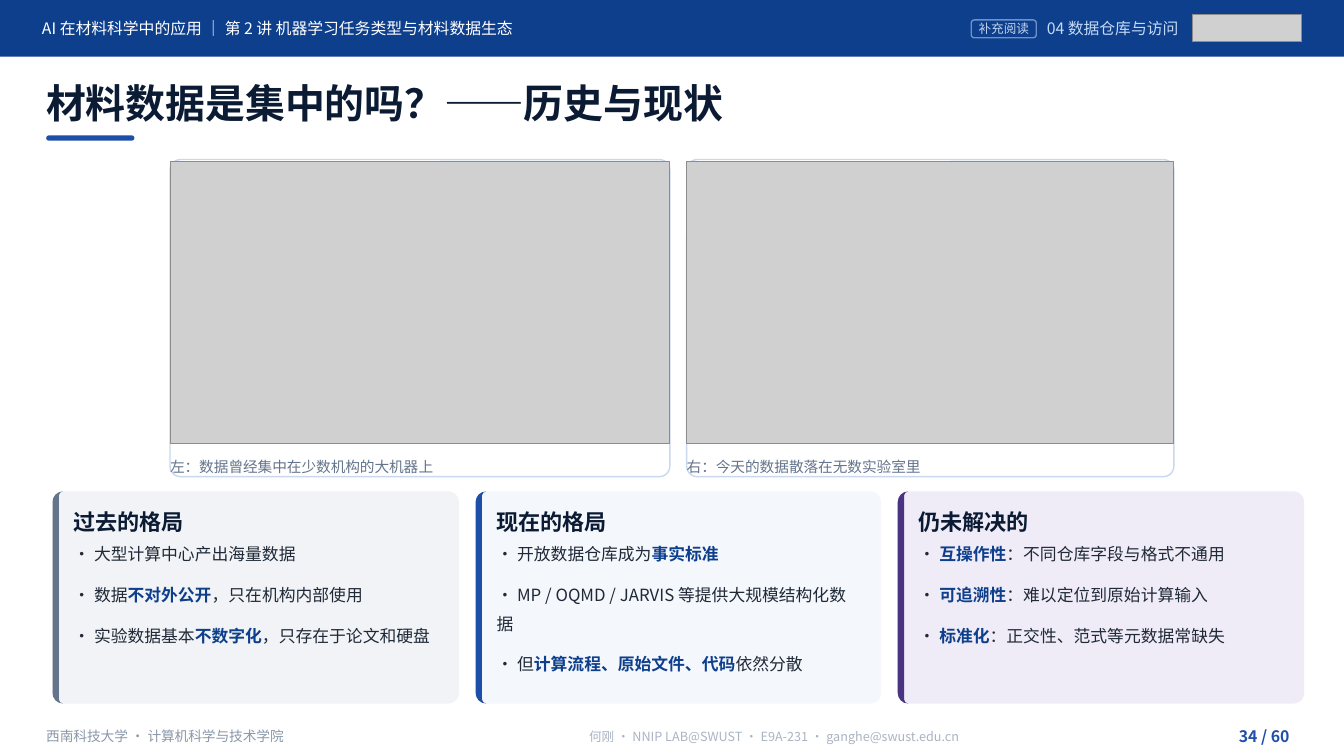
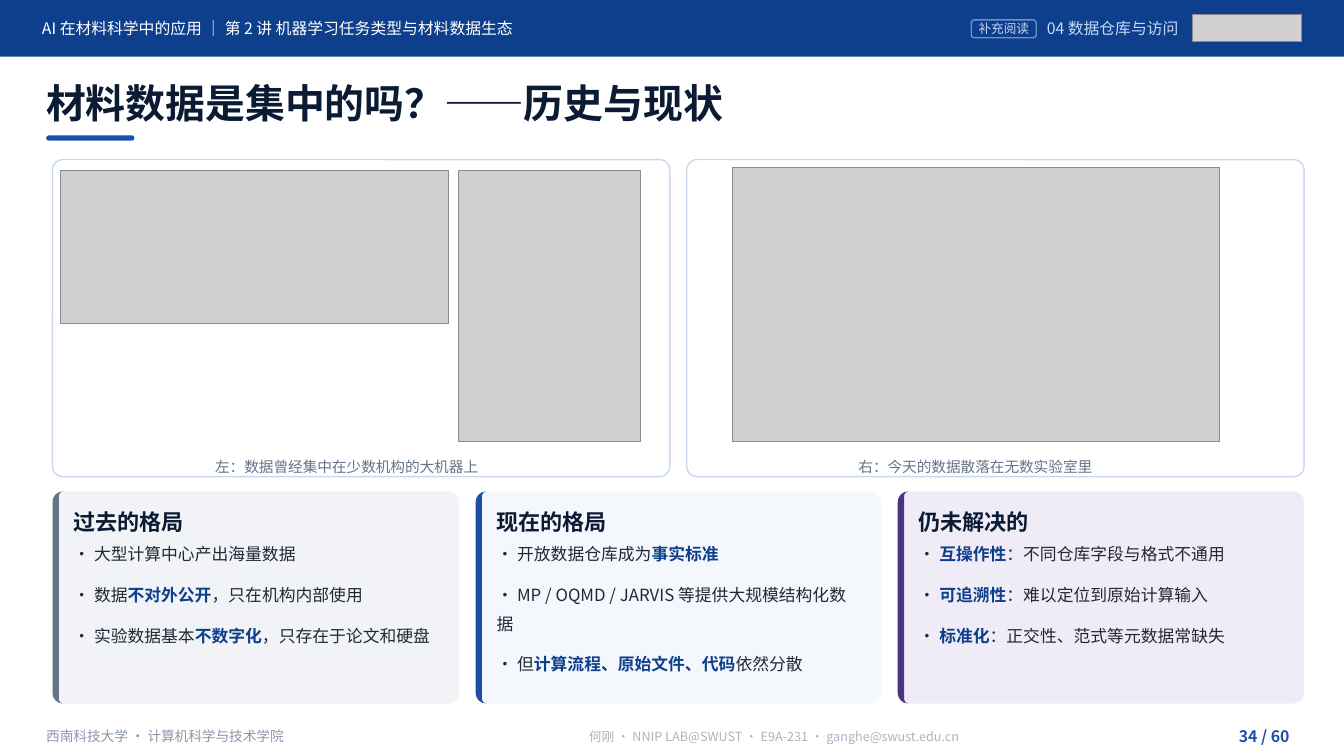
Before and after one commit to cosfrist/Applications-of-Artificial-Intelligence-in-Materials-Science-SWUST, a slide deck: slide 34 of lectures/02-机器学习任务类型与材料数据生态/AI在材料科学中的应用-第2讲 机器学习任务类型与材料数据生态-V5.pptx. Drawn at 1344x756 pixels with LibreOffice and Linux fonts; fonts in the diff are those of the drawing; grey boxes stand for pictures. Boxes give left, top, right and bottom in pixels: in the first picture for what was removed or moved away, otherwise in the second. Text is boxed around its words. In the diff, an @@ line names an element or a change of style, - is before the commit and + after.

```diff
--- a/lectures/02-机器学习任务类型与材料数据生态/AI在材料科学中的应用-第2讲 机器学习任务类型与材料数据生态-V5.pptx
+++ b/lectures/02-机器学习任务类型与材料数据生态/AI在材料科学中的应用-第2讲 机器学习任务类型与材料数据生态-V5.pptx
@@ rounded rectangle: place and size @@
-rounded rectangle at <box>170,159,670,477</box>
+rounded rectangle at <box>52,159,669,477</box>
@@ picture added at <box>60,170,448,324</box> @@
@@ picture removed at <box>170,161,670,443</box> @@
@@ picture added at <box>459,170,640,442</box> @@
@@ rounded rectangle: place and size @@
-rounded rectangle at <box>687,159,1174,477</box>
+rounded rectangle at <box>687,159,1304,477</box>
@@ picture: place and size @@
-picture at <box>687,161,1174,443</box>
+picture at <box>733,167,1220,442</box>
@@ text "左：数据曾经集中在少数机构的大机器上" at <box>215,459,478,473</box>: alignment left to centre @@
@@ text "左：数据曾经集中在少数机构的大机器上": place and size @@
-text "左：数据曾经集中在少数机构的大机器上" at <box>170,459,433,476</box>
+text "左：数据曾经集中在少数机构的大机器上" at <box>215,459,478,473</box>
@@ text "右：今天的数据散落在无数实验室里": place and size @@
-text "右：今天的数据散落在无数实验室里" at <box>687,459,921,476</box>
+text "右：今天的数据散落在无数实验室里" at <box>858,459,1092,473</box>
@@ text "右：今天的数据散落在无数实验室里" at <box>858,459,1092,473</box>: alignment left to centre @@
```
Also in this commit, not shown: 11 other slides changed, 24 other files.
